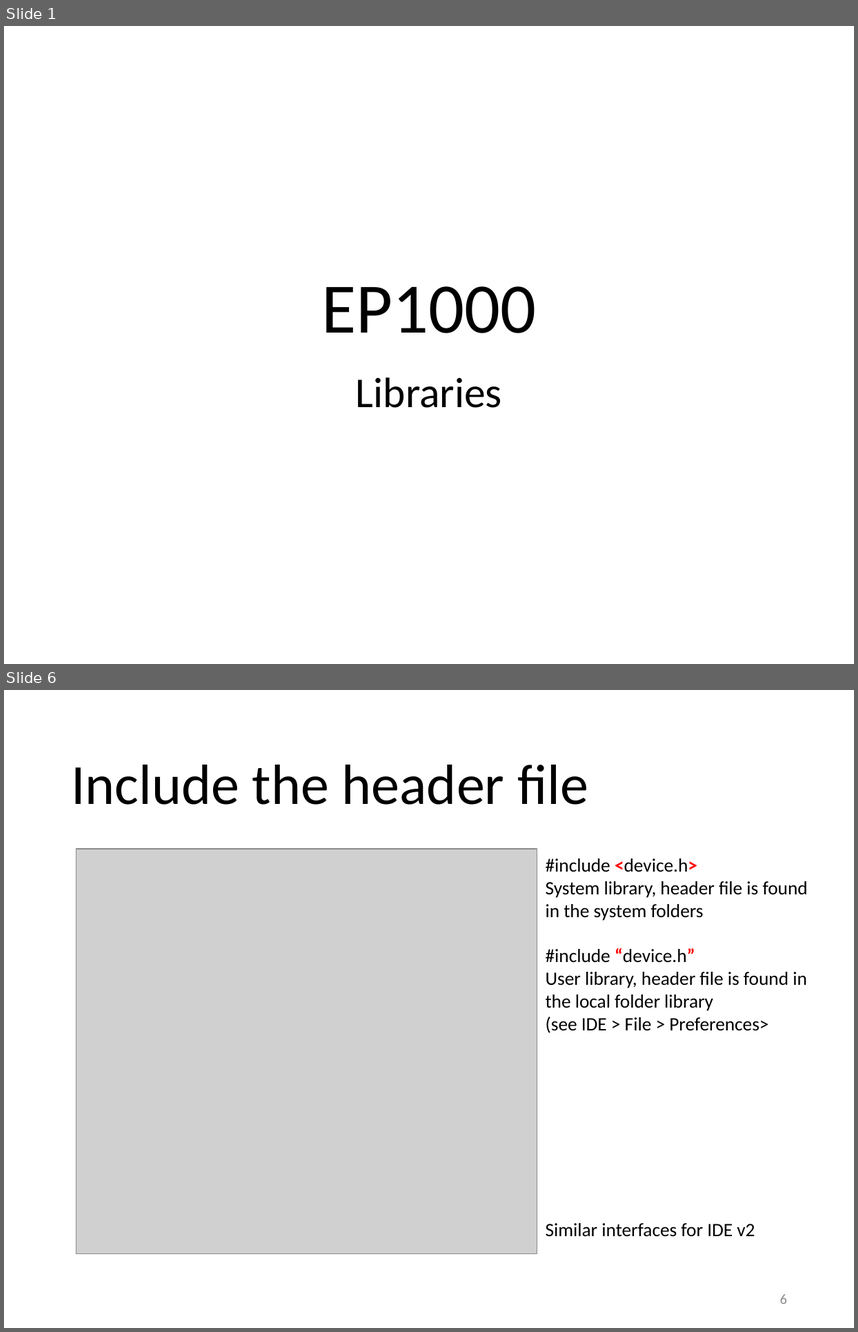
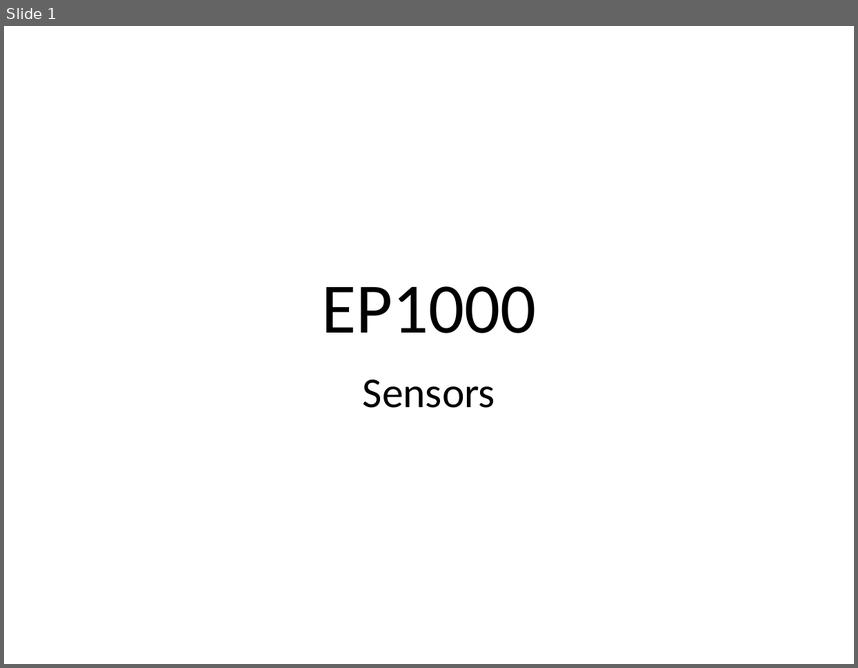
Before and after one commit to RDorville/digfab, a slide deck: presentations/ep1000_sensors/ep1000_sensors.pptx. Shown one above the other, each under a label of ours: slides 1 and 6 before the commit, slide 1 after it; the slides between them are not shown. The pictures are 858x1332 and 858x668 pixels, drawn with LibreOffice and Linux fonts; fonts in the diff are those of the drawing; grey boxes stand for pictures; background and template pictures are left out. Boxes give left, top, right and bottom in pixels: in the first picture for what was removed or moved away, otherwise in the second. Text is boxed around its words. In the diff, an @@ line names an element or a change of style, - is before the commit and + after.

Commit message:
added ep1000 sensors

```diff
--- a/presentations/ep1000_sensors/ep1000_sensors.pptx
+++ b/presentations/ep1000_sensors/ep1000_sensors.pptx
@@ slide 6 removed at [4,690,854,1328], background #FFFFFF @@
@@ title removed at [71,765,588,805] @@
-Include the header file
@@ picture removed at [76,849,537,1254] @@
@@ text removed at [546,858,808,1033] @@
-#include <device.h>
-System library, header file is found in the system folders
-#include “device.h”
-User library, header file is found in the local folder library
-(see IDE > File > Preferences>
@@ text removed at [546,1223,755,1236] @@
-Similar interfaces for IDE v2
@@ page number removed at [780,1294,787,1303] @@
-6
@@ slide 1 changed as well @@
@@ subtitle at [363,379,495,408]: text changed @@
-Libraries
+Sensors
```
Also in this commit, not shown: 2 other slides changed, 13 slides added, 5 other slides removed, 11 other files.
